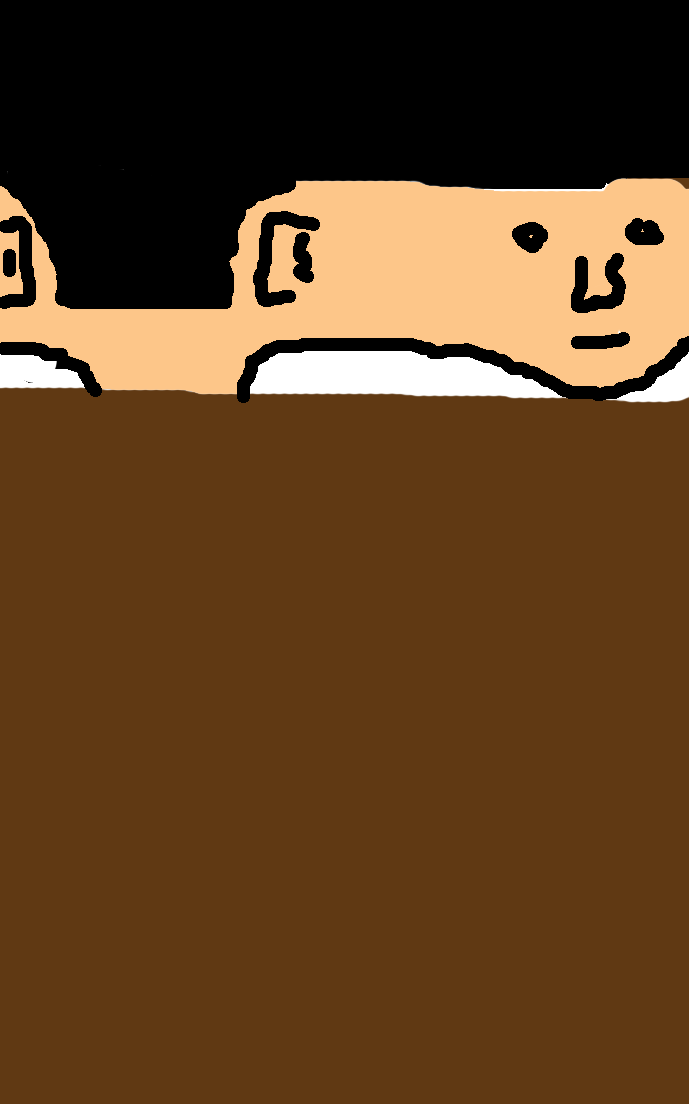
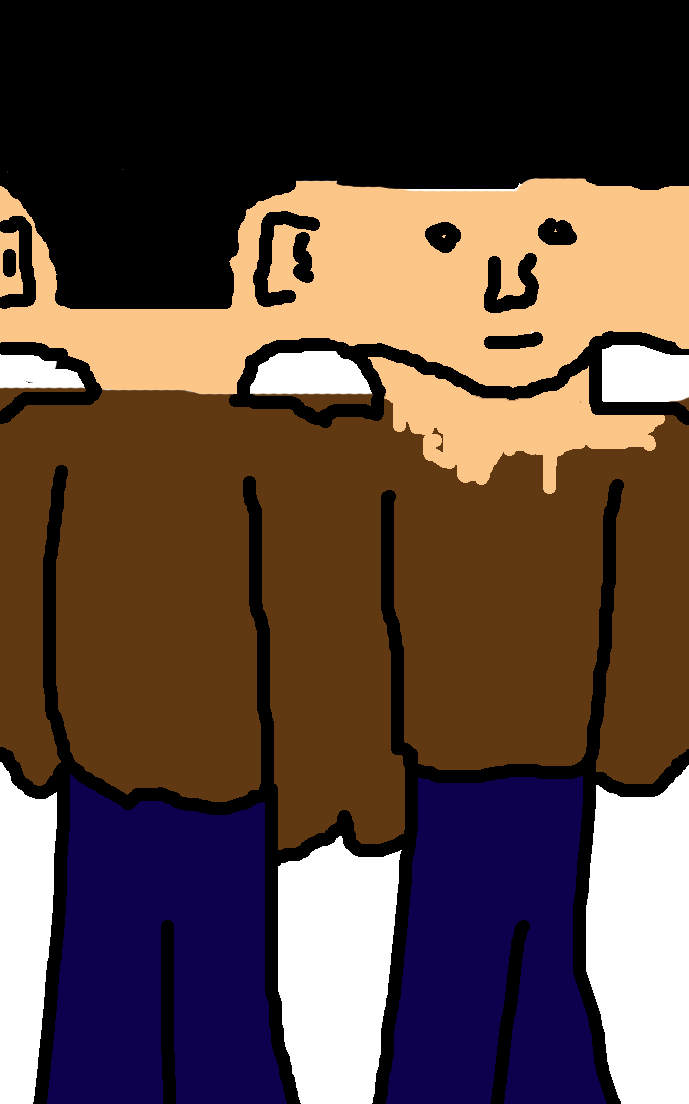
Layer changes from the first 689px x 1104px image to the second:
added layer "Layer 2" above "Layer 1" over (0, 177, 689, 1104)
painted on "Layer 1" over (0, 177, 689, 1104)
